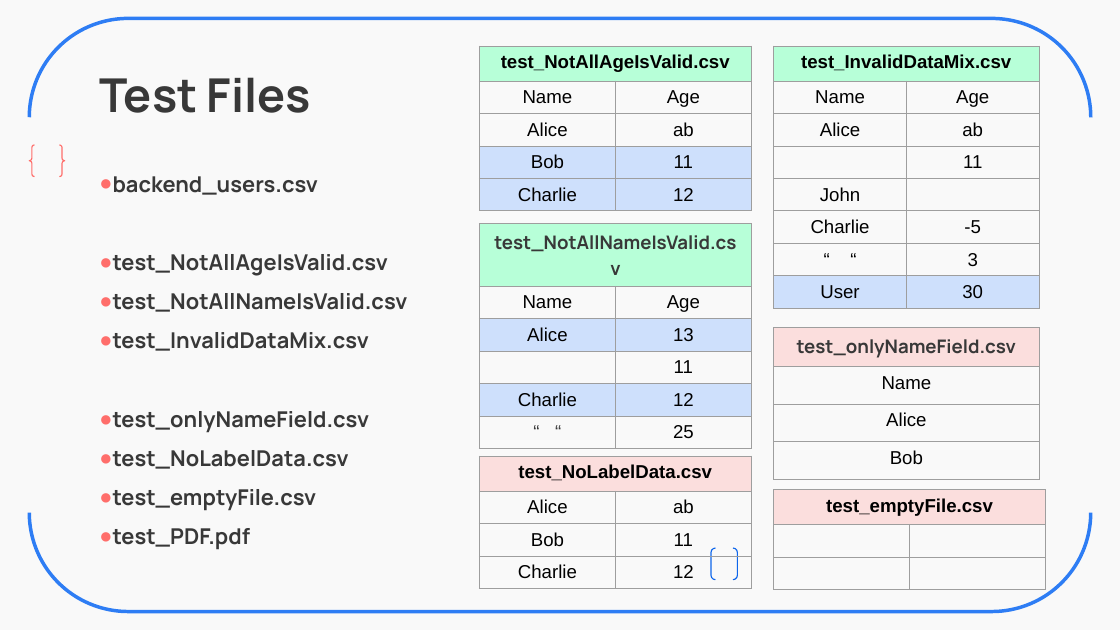
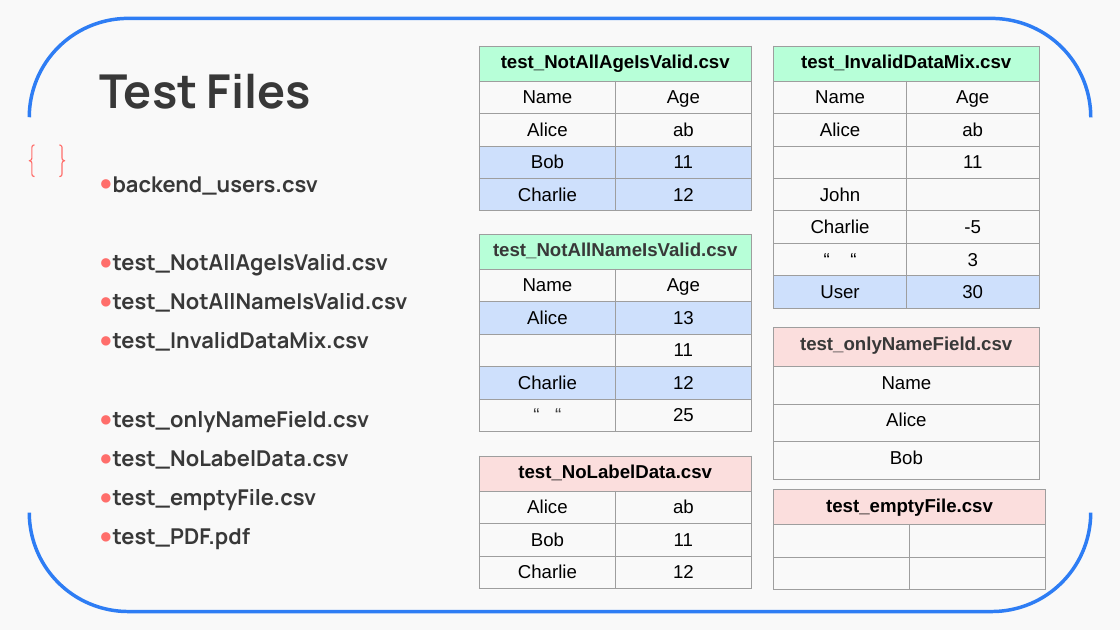
Before and after one commit to ZavierHuang/RESTFUL-API-DESIGN, a slide deck: slide 10 of 黃昱叡_SW2_Backend_Practice.pptx (slide 9 before the commit). Drawn at 1120x630 pixels with LibreOffice and Linux fonts; fonts in the diff are those of the drawing. Boxes give left, top, right and bottom in pixels: in the first picture for what was removed or moved away, otherwise in the second. Text is boxed around its words. In the diff, an @@ line names an element or a change of style, - is before the commit and + after.

```diff
--- a/黃昱叡_SW2_Backend_Practice.pptx
+++ b/黃昱叡_SW2_Backend_Practice.pptx
@@ title "Test Files": place and size @@
-title "Test Files" at (99,77,311,113)
+title "Test Files" at (99,73,311,109)
@@ table at (479,234,750,437) @@
@@ font Manrope to Arial in "test_NotAllNameIsValid.csv" @@
@@ table: place and size @@
-table at (479,224,750,448)
+table at (479,234,750,437)
@@ table at (774,328,1039,479) @@
@@ font Manrope to Arial in "test_onlyNameField.csv" @@
@@ bracket pair removed at (711,548,738,579) @@
```
Also in this commit, not shown: 17 other slides changed, 1 slide added, 2 other files.
